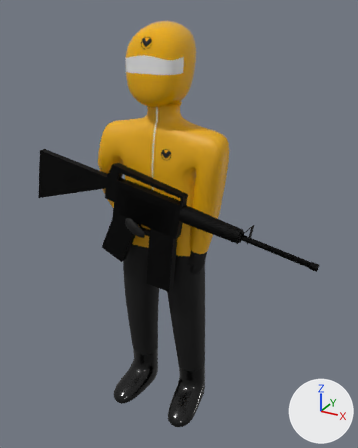
The FBX model Assets/Models/Enemy/enemyWithGun.fbx: old version first, new version second.
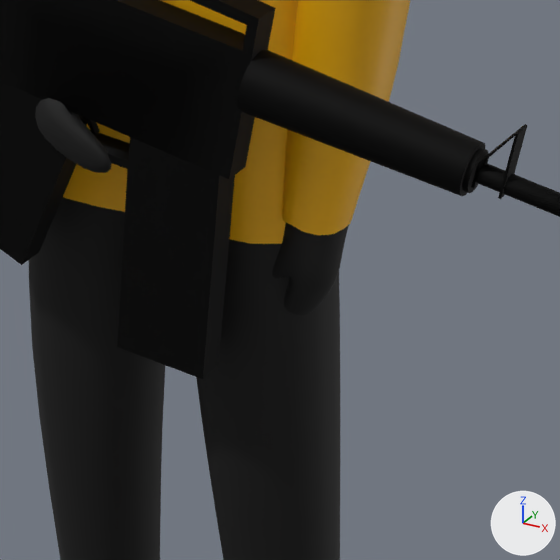
Each version is shown whole from a camera (50 mm lens) standing at (1.037, -1.725, 0.987) and looking at (0.076, 0.023, 0.113), then close up on the part from 32% to 73% of the width and 43% to 76% of the height. Lighting does not change. The marker at lower right points along +X, +Y and +Z. Both versions are drawn at frame 20 of the action 'Recoil'; the numbers are the values there.

The scene before the commit, as lines of its bpy script (objects in view):
```python
me_куб_003 = bpy.data.meshes.new('Куб.003')
me_куб_003.from_pydata(...)  # 1301 vertices, 1261 faces; spans x -3.31..2.92, y -1.28..1.1, z -6.4..6.39
# faces by material slot: [276, 985]
me_куб_003.materials.append(mat_cloth)  # black #000000
me_куб_003.materials.append(mat_maincolor)  # yellow #e7ab00
me_куб_006 = bpy.data.meshes.new('Куб.006')
me_куб_006.from_pydata(...)  # 562 vertices, 548 faces; spans x -1.36..2.32, y -1.56..0.14, z -1.0..2.07
me_куб_006.materials.append(mat_cloth)  # black #000000
me_куб_013 = bpy.data.meshes.new('Куб.013')
me_куб_013.from_pydata(...)  # 36 vertices, 40 faces; spans x -0.018..0.018, y 0.04..0.175, z -0.269..-0.029
me_куб_013.materials.append(mat_матеріал_002)  # black #000000
ob_clothes = bpy.data.objects.new('Clothes', me_куб_003)
ob_clothes.location = (0.0, 0.0, 0.0)
ob_clothes.scale = (0.1, 0.1, 0.1)
ob_gloves = bpy.data.objects.new('Gloves', me_куб_006)
ob_gloves.location = (0.0, 0.0, 0.0)
ob_gloves.scale = (0.1, 0.1, 0.1)
ob_куб_005 = bpy.data.objects.new('Куб.005', me_куб_013)
ob_куб_005.location = (-0.005, -0.126, 0.156)
ob_куб_005.rotation_euler = (-0.185, 0.0, -1.571)  # degrees (-11, 0, -90)
# also in view: 'Куб.006' at (0.072, -0.126, 0.178)
```
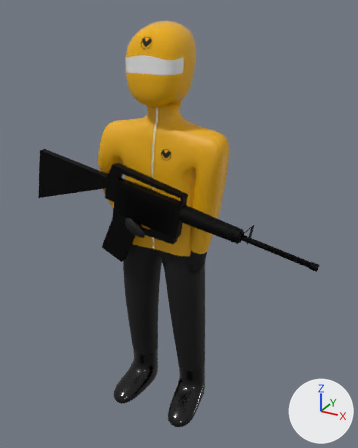
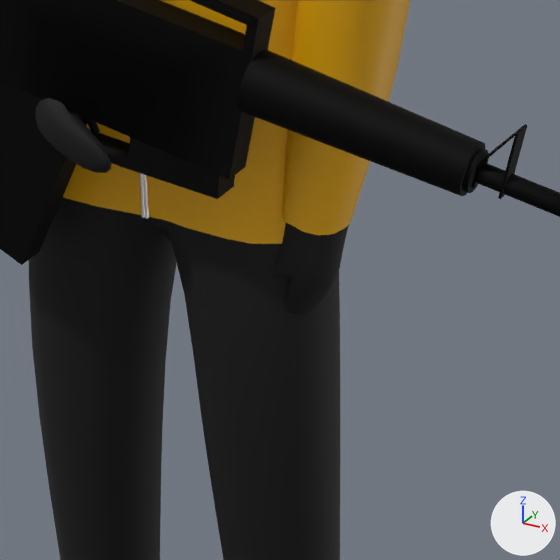
Where the change shows, as pixel boxes [x1, y1, x2, y2] in the close-ups (560 x 560 px):
'Куб.005', deleted (black): before [117, 169, 234, 379]

The change, as a diff of the scene's bpy script:
```diff
--- a/Assets/Models/Enemy/enemyWithGun.fbx.py
+++ b/Assets/Models/Enemy/enemyWithGun.fbx.py
@@ ob_куб_005 @@
-ob_куб_005 = bpy.data.objects.new('Куб.005', me_куб_013)
-ob_куб_005.location = (-0.005, -0.126, 0.156)
-ob_куб_005.rotation_euler = (-0.185, 0.0, -1.571)  # degrees (-11, 0, -90)
```
